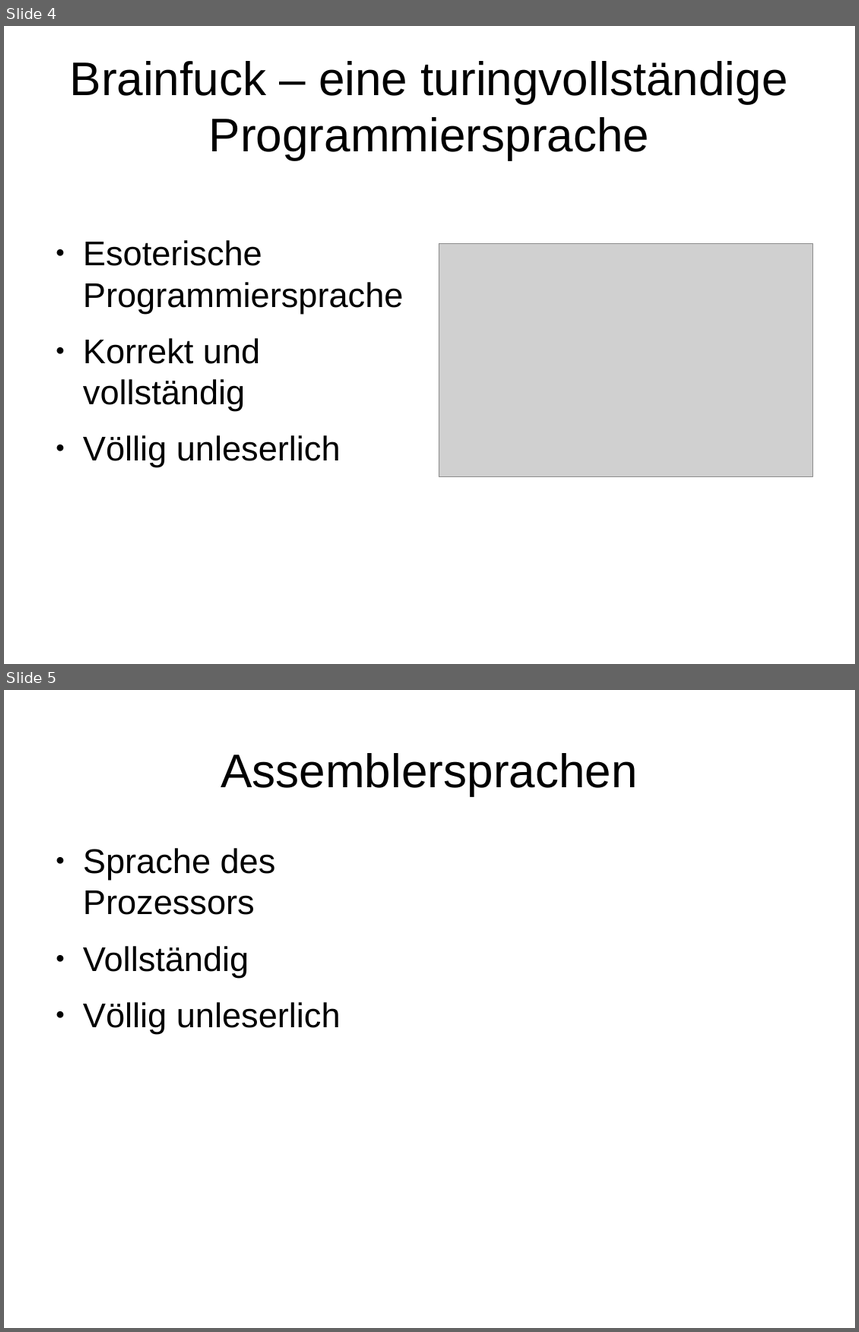
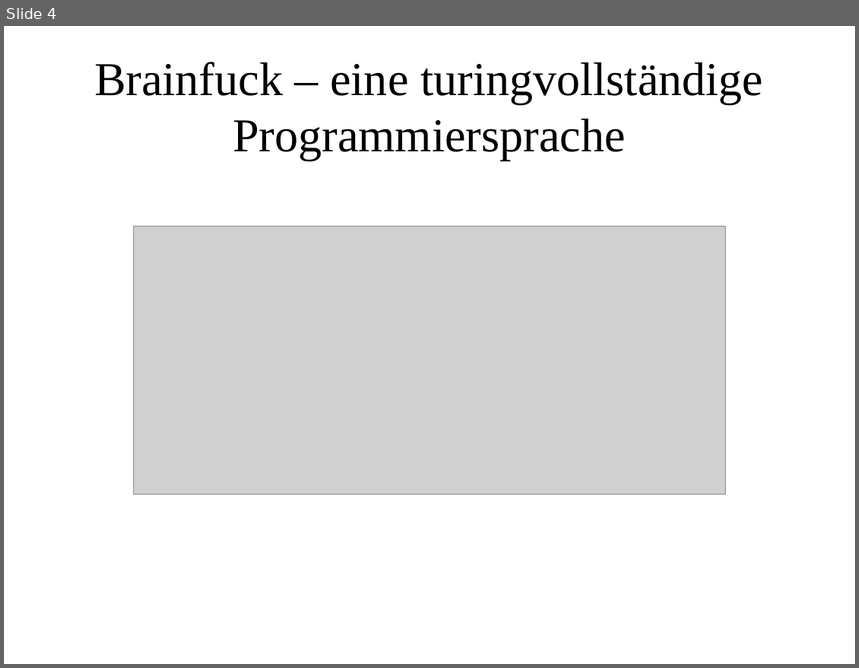
Before and after one commit to burgerdev/bearded-wookie, a slide deck: doc/presentation/learning_python.odp. Shown one above the other, each under a label of ours: slides 4 and 5 before the commit, slide 4 after it. The pictures are 859x1332 and 859x668 pixels, drawn with LibreOffice and Linux fonts; fonts in the diff are those of the drawing; grey boxes stand for pictures. Boxes give left, top, right and bottom in pixels: in the first picture for what was removed or moved away, otherwise in the second. Text is boxed around its words. In the diff, an @@ line names an element or a change of style, - is before the commit and + after.

```diff
--- a/doc/presentation/learning_python.odp
+++ b/doc/presentation/learning_python.odp
@@ slide 5 removed at bbox=[4, 690, 855, 1328], background #FFFFFF @@
@@ title removed at bbox=[221, 753, 637, 796] @@
-Assemblersprachen
@@ text removed at bbox=[83, 848, 341, 1034] @@
-● Sprache des Prozessors
-● Vollständig
-● Völlig unleserlich
@@ slide 4 changed as well @@
@@ title "Brainfuck – eine turingvollständige Programmiersprache" at bbox=[94, 62, 763, 161]: font Arial to Times New Roman @@
@@ picture: place and size @@
-picture at bbox=[439, 244, 813, 478]
+picture at bbox=[134, 227, 726, 495]
@@ text removed at bbox=[83, 240, 403, 468] @@
-● Esoterische Programmiersprache
-● Korrekt und vollständig
-● Völlig unleserlich
```
Also in this commit, not shown: 8 other slides changed, 4 slides added, 1 other slide removed, 4 other files.
